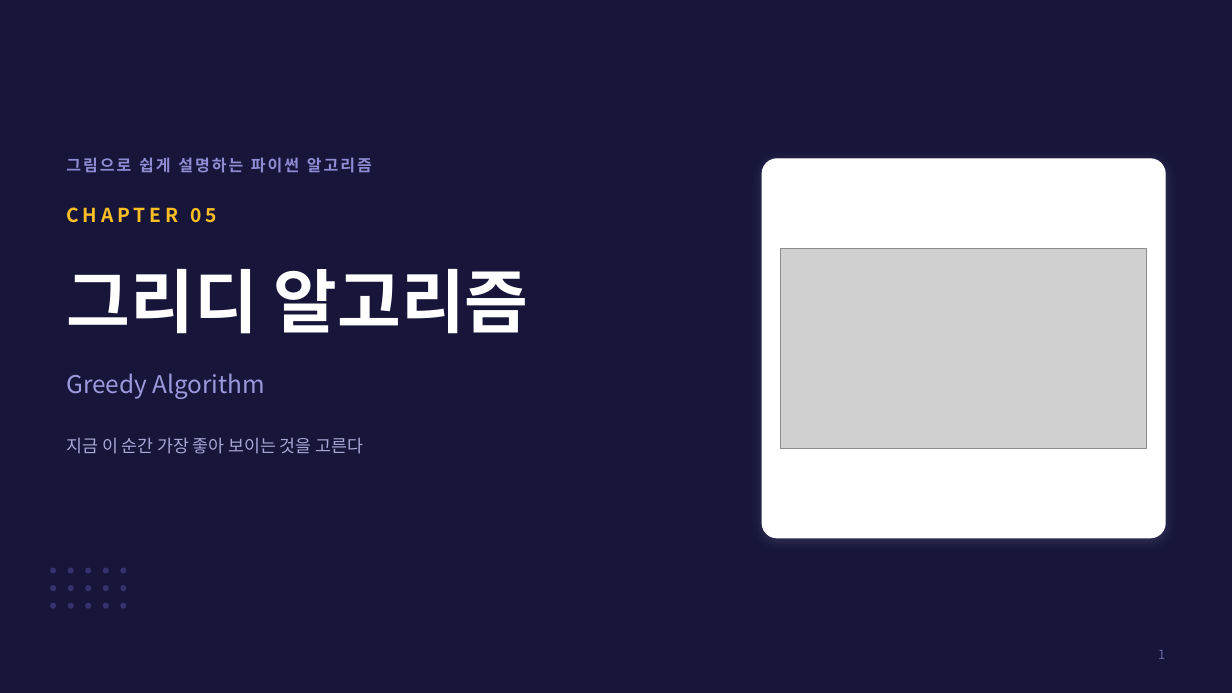
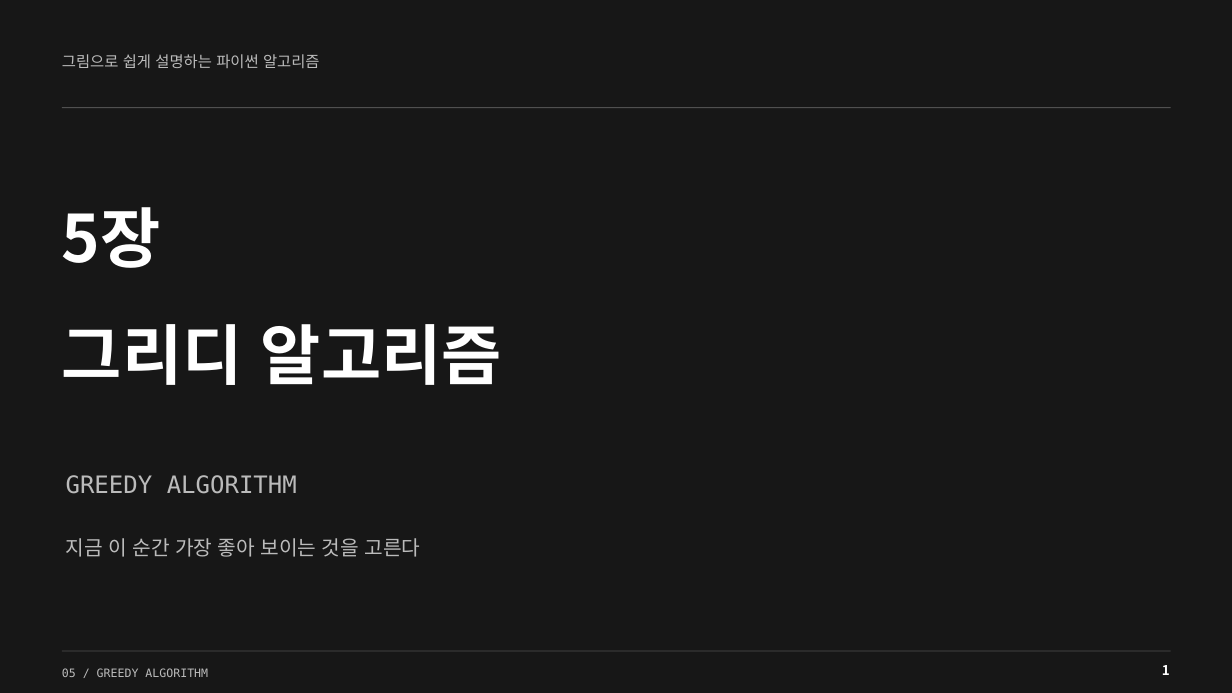
Before and after one commit to Sangdon-Park/Sangdon-Park.github.io, a slide deck: slide 1 of data/알고리즘/5장_그리디_알고리즘.pptx. Drawn at 1232x693 pixels with LibreOffice and Linux fonts; fonts in the diff are those of the drawing; grey boxes stand for pictures. Boxes give left, top, right and bottom in pixels: in the first picture for what was removed or moved away, otherwise in the second. Text is boxed around its words. In the diff, an @@ line names an element or a change of style, - is before the commit and + after.

```diff
--- a/data/알고리즘/5장_그리디_알고리즘.pptx
+++ b/data/알고리즘/5장_그리디_알고리즘.pptx
@@ background #17163A to #171717 @@
@@ text "그림으로 쉽게 설명하는 파이썬 알고리즘": place and size @@
-text "그림으로 쉽게 설명하는 파이썬 알고리즘" at [66, 157, 372, 173]
+text "그림으로 쉽게 설명하는 파이썬 알고리즘" at [62, 54, 320, 68]
@@ text "그림으로 쉽게 설명하는 파이썬 알고리즘" at [62, 54, 320, 68]: size 12.5 to 12 pt, text colour #8F8CD4 to #BBBBBB, letter spacing 1.6 to 0 pt, bold off; vertical alignment middle to top @@
@@ rectangle added at [62, 107, 1171, 108], fill #505050 @@
@@ rounded rectangle removed at [762, 159, 1165, 538] @@
@@ text added at [62, 207, 161, 268], 51 pt, text #FFFFFF, bold @@
+5장
@@ text removed at [66, 207, 218, 223] @@
-CHAPTER 05
@@ picture removed at [781, 249, 1147, 448] @@
@@ text "그리디 알고리즘": place and size @@
-text "그리디 알고리즘" at [66, 269, 528, 334]
+text "그리디 알고리즘" at [62, 324, 502, 385]
@@ text "그리디 알고리즘" at [62, 324, 502, 385]: size 54 to 51 pt; vertical alignment middle to top @@
@@ text at [66, 475, 297, 494]: text changed; size 19 to 18.8 pt; font Noto Sans CJK KR to DejaVu Sans Mono; text colour #9C99DC to #BBBBBB @@
-Greedy Algorithm
+GREEDY ALGORITHM
@@ text "GREEDY ALGORITHM" at [66, 475, 297, 494]: vertical alignment middle to top @@
@@ text "지금 이 순간 가장 좋아 ...": place and size @@
-text "지금 이 순간 가장 좋아 ..." at [66, 437, 364, 454]
+text "지금 이 순간 가장 좋아 ..." at [66, 538, 421, 557]
@@ text "지금 이 순간 가장 좋아 ..." at [66, 538, 421, 557]: size 13.5 to 15.8 pt, text colour #A9A7D6 to #BBBBBB; vertical alignment middle to top @@
@@ ellipse removed at [51, 568, 55, 573] @@
@@ ellipse removed at [68, 568, 73, 573] @@
@@ ellipse removed at [86, 568, 91, 573] @@
@@ ellipse removed at [104, 568, 108, 573] @@
@@ ellipse removed at [121, 568, 126, 573] @@
@@ ellipse removed at [51, 586, 55, 591] @@
@@ ellipse removed at [68, 586, 73, 591] @@
@@ ellipse removed at [86, 586, 91, 591] @@
@@ ellipse removed at [104, 586, 108, 591] @@
@@ ellipse removed at [121, 586, 126, 591] @@
@@ ellipse removed at [51, 604, 55, 608] @@
@@ ellipse removed at [68, 604, 73, 608] @@
@@ ellipse removed at [86, 604, 91, 608] @@
@@ ellipse removed at [104, 604, 108, 608] @@
@@ ellipse removed at [121, 604, 126, 608] @@
@@ rectangle added at [62, 651, 1171, 652], fill #505050 @@
@@ text added at [62, 668, 208, 677], 9 pt, text #BBBBBB @@
+05 / GREEDY ALGORITHM
@@ text "1": place and size @@
-text "1" at [1158, 650, 1165, 659]
+text "1" at [1162, 665, 1170, 675]
@@ text "1" at [1162, 665, 1170, 675]: size 10 to 10.5 pt, text colour #6A67A8 to #FFFFFF, bold on; vertical alignment middle to top @@
```
Also in this commit, not shown: 10 other slides changed, 186 slides added, 59 slides removed, 4 other files.
